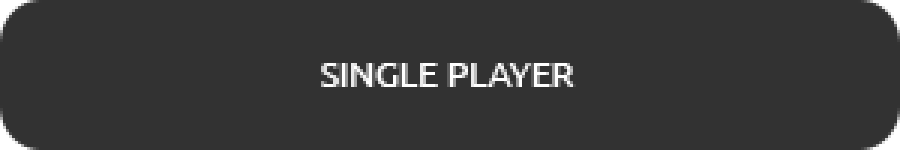
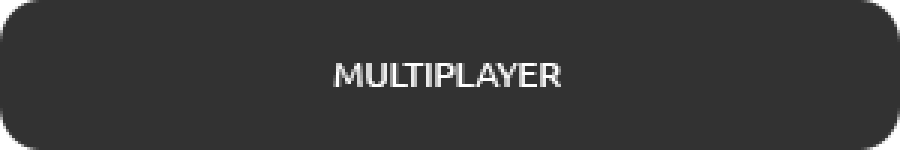
Before/after of a 900px x 150px layered artwork. What changed in the layer stack:
renamed "SINGLE PLAYER" to "MULTIPLAYER", painted on it over (x1=321, y1=63, x2=576, y2=87)
